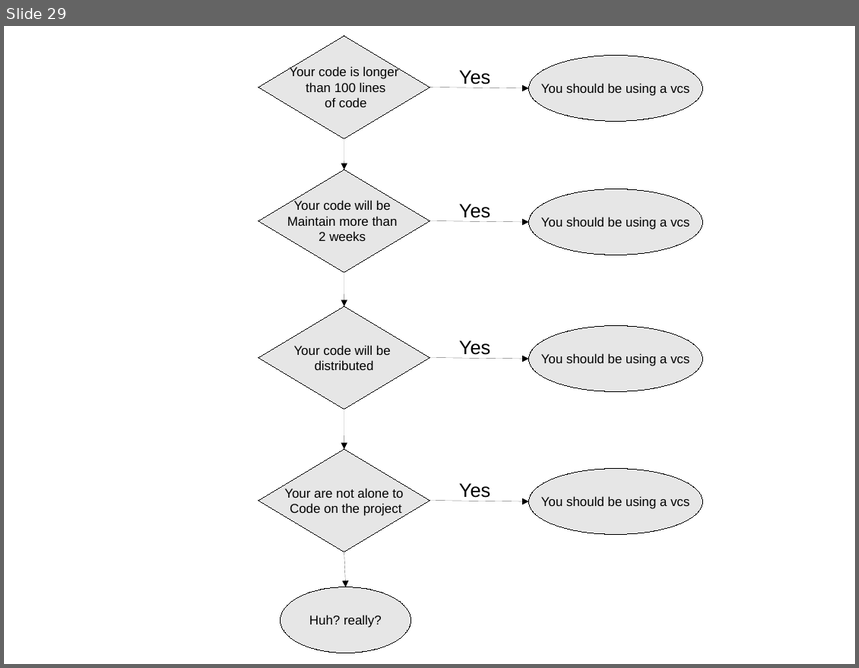
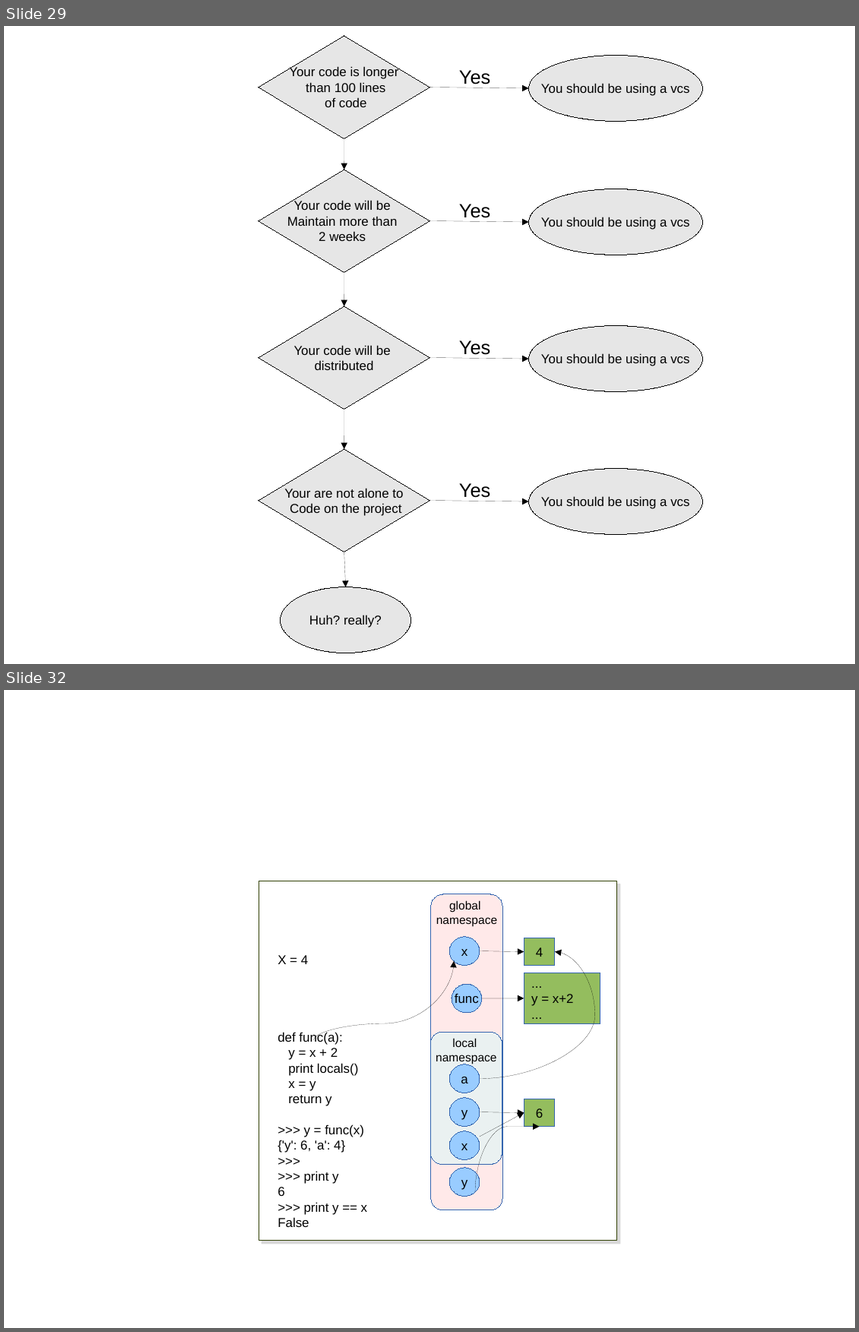
Before and after one commit to C3BI-pasteur-fr/python-course-1, a slide deck: figures.odp. Shown one above the other, each under a label of ours: slide 29 before the commit, slides 29 and 32 after it; the slides between them are not shown. The pictures are 859x668 and 859x1332 pixels, drawn with LibreOffice and Linux fonts; fonts in the diff are those of the drawing. Boxes give left, top, right and bottom in pixels: in the first picture for what was removed or moved away, otherwise in the second. Text is boxed around its words. In the diff, an @@ line names an element or a change of style, - is before the commit and + after.

```diff
--- a/figures.odp
+++ b/figures.odp
@@ slide 32 added at (x1=4, y1=690, x2=855, y2=1328), background #FFFFFF @@
@@ rectangle added at (x1=259, y1=881, x2=617, y2=1241), fill #FFFFFF, outline #314004 0.71 pt @@
@@ freeform shape added at (x1=431, y1=894, x2=503, y2=1211), fill #FFC8C8 at 40% opacity, outline #3465AF 0 pt @@
@@ text added at (x1=436, y1=901, x2=497, y2=926), 11 pt, text #000000 @@
+global
+namespace
@@ ellipse added at (x1=449, y1=937, x2=480, y2=966), fill #99CCFF, outline #3465AF 0 pt, 12 pt, text #000000 @@
+x
@@ rectangle added at (x1=525, y1=938, x2=556, y2=966), fill #94BD5E, outline #3465AF 0 pt, 12 pt, text #000000 @@
+4
@@ text added at (x1=278, y1=955, x2=367, y2=1227), 12 pt, text #000000 @@
+X = 4
+def func(a):
+y = x + 2
+print locals()
+x = y
+return y
+>>> y = func(x)
+{'y': 6, 'a': 4}
+>>>
+>>> print y
+6
+>>> print y == x
+False
@@ curved arrow added from (314, 1040) to (455, 961), #000000 0 pt @@
@@ arrow added from (480, 951) to (525, 952), #000000 0 pt @@
@@ curved arrow added from (480, 1079) to (556, 952), #000000 0 pt @@
@@ ellipse added at (x1=452, y1=984, x2=482, y2=1013), fill #99CCFF, outline #3465AF 0 pt, 12 pt, text #000000 @@
+func
@@ rectangle added at (x1=525, y1=973, x2=601, y2=1024), fill #94BD5E, outline #3465AF 0 pt, 12 pt, text #000000 @@
+...
+y = x+2
+...
@@ arrow added from (482, 999) to (525, 999), #000000 0 pt @@
@@ freeform shape added at (x1=430, y1=1032, x2=503, y2=1165), fill #CCFFFF at 40% opacity, outline #3465AF 0 pt @@
@@ text added at (x1=436, y1=1038, x2=496, y2=1064), 11 pt, text #000000 @@
+local
+namespace
@@ ellipse added at (x1=449, y1=1065, x2=480, y2=1094), fill #99CCFF, outline #3465AF 0 pt, 12 pt, text #000000 @@
+a
@@ ellipse added at (x1=449, y1=1098, x2=480, y2=1126), fill #99CCFF, outline #3465AF 0 pt, 12 pt, text #000000 @@
+y
@@ rectangle added at (x1=525, y1=1100, x2=556, y2=1127), fill #94BD5E, outline #3465AF 0 pt, 12 pt, text #000000 @@
+6
@@ arrow added from (480, 1113) to (525, 1113), #000000 0 pt @@
@@ arrow added from (480, 1137) to (525, 1113), #000000 0 pt @@
@@ ellipse added at (x1=449, y1=1132, x2=480, y2=1160), fill #99CCFF, outline #3465AF 0 pt, 12 pt, text #000000 @@
+x
@@ curved arrow added from (475, 1193) to (540, 1127), #000000 0 pt @@
@@ ellipse added at (x1=449, y1=1168, x2=480, y2=1197), fill #99CCFF, outline #3465AF 0 pt, 12 pt, text #000000 @@
+y
```
Also in this commit, not shown: 2 slides changed, 15 other slides added, 1 other file.
